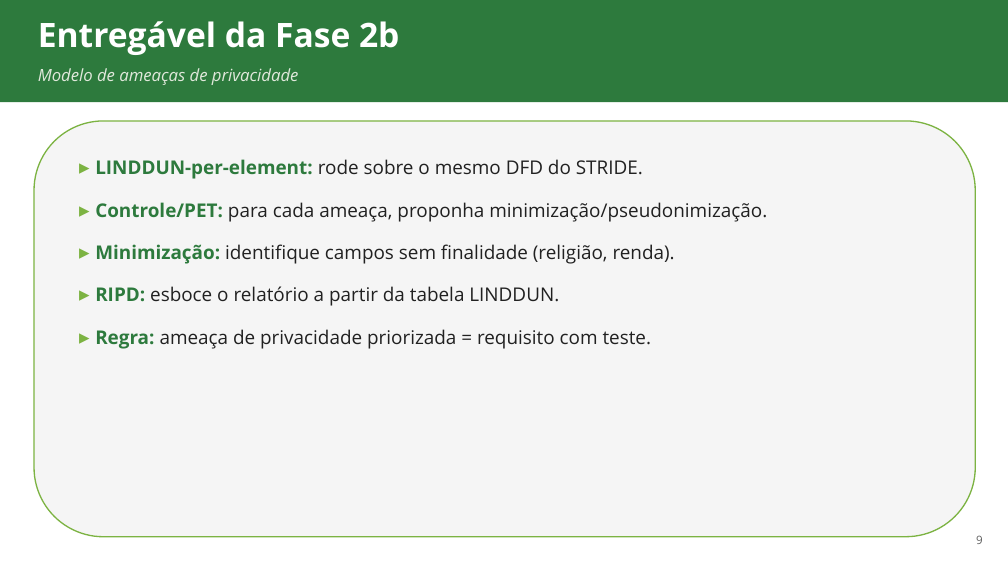
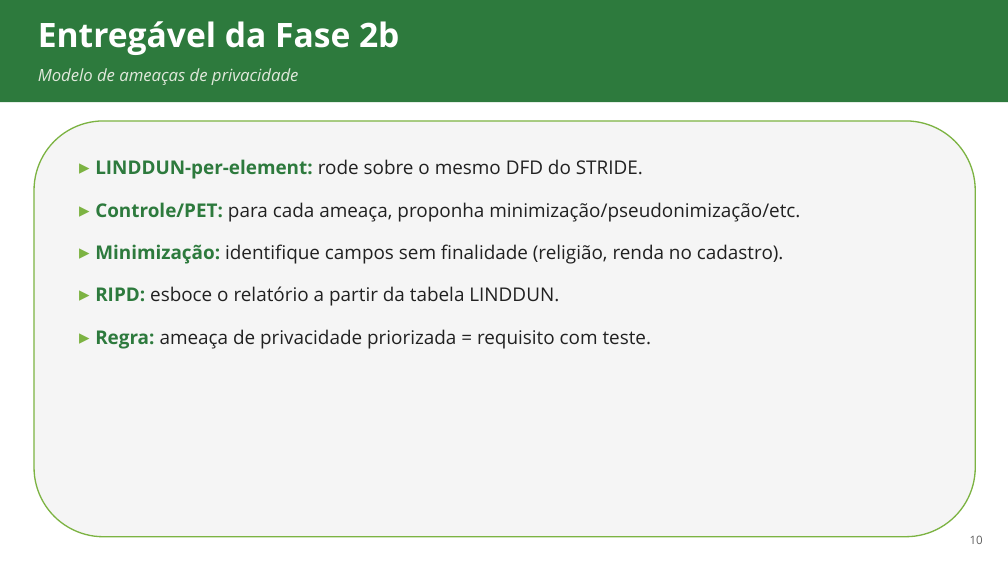
Before and after one commit to ads-sapucaia-ssc/SSC, a slide deck: slide 10 of aulas/aula-04-privacidade-linddun.pptx (slide 9 before the commit). Drawn at 1008x567 pixels with LibreOffice and Linux fonts; fonts in the diff are those of the drawing. Boxes give left, top, right and bottom in pixels: in the first picture for what was removed or moved away, otherwise in the second. Text is boxed around its words. In the diff, an @@ line names an element or a change of style, - is before the commit and + after.

Commit message:
Slides como material de estudo: texto de tela mais explicativo, exemplos trabalhados (IDOR, BDD, STRIDE/LINDDUN-per-element) e notas de estudo (apostila embutida) em cada slide de conteudo

```diff
--- a/aulas/aula-04-privacidade-linddun.pptx
+++ b/aulas/aula-04-privacidade-linddun.pptx
@@ text at (95,202,800,264): text changed @@
-▸ Controle/PET: para cada ameaça, proponha minimização/pseudonimização.
-▸ Minimização: identifique campos sem finalidade (religião, renda).
+▸ Controle/PET: para cada ameaça, proponha minimização/pseudonimização/etc.
+▸ Minimização: identifique campos sem finalidade (religião, renda no cadastro).
@@ text at (970,535,983,544): text changed @@
-9
+10
```
Also in this commit, not shown: 4 other slides changed, 1 slide added, 10 other files.
